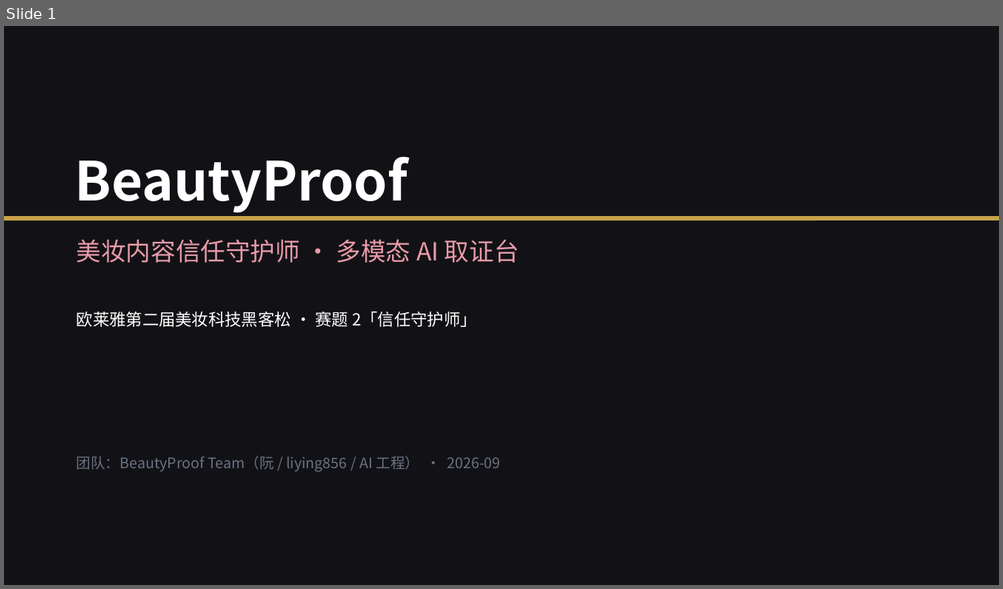
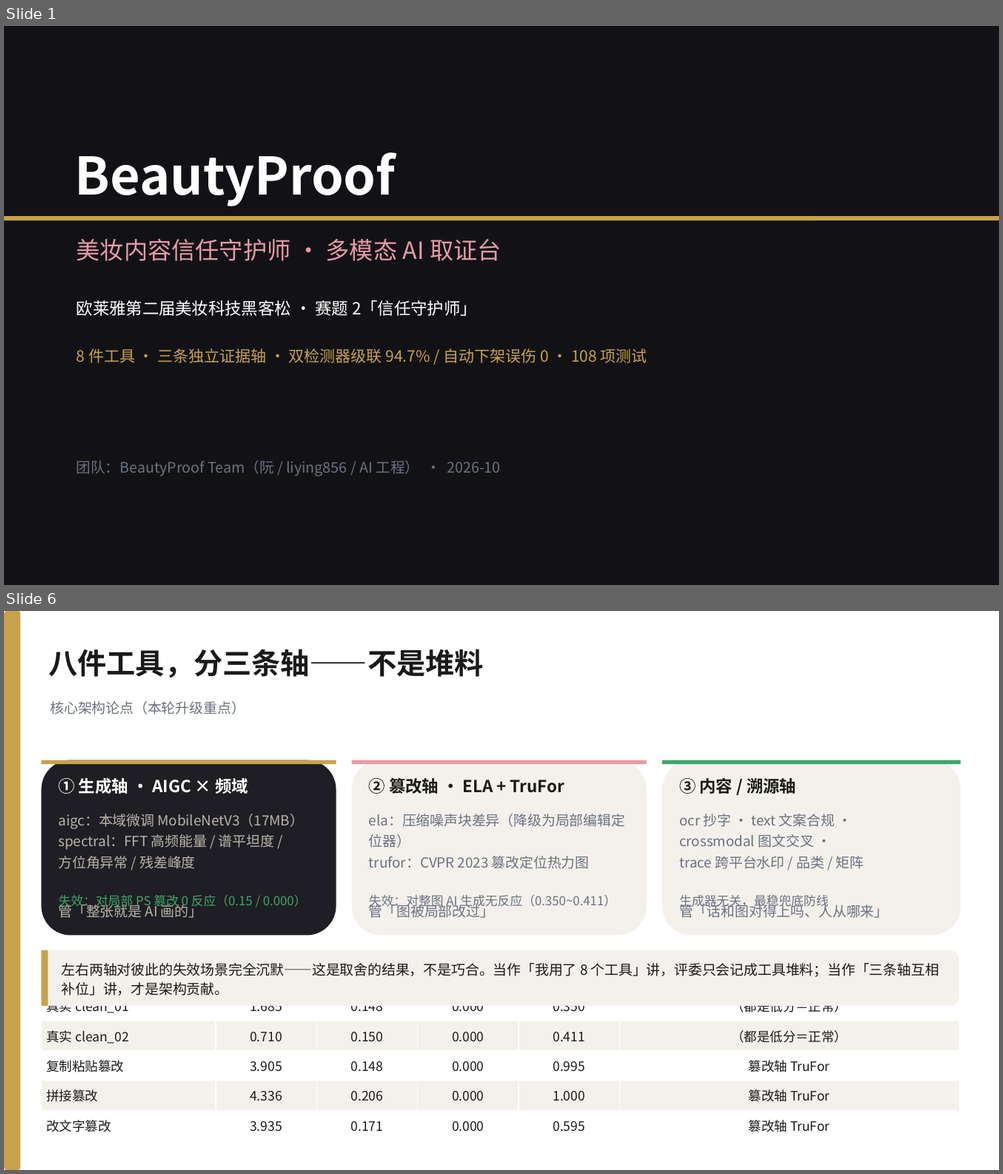
Before and after one commit to 566614/loreal-hackathon-beautyproof, a slide deck: docs/BeautyProof_答辩PPT.pptx. Shown one above the other, each under a label of ours: slide 1 before the commit, slides 1 and 6 after it; the slides between them are not shown. The pictures are 1003x589 and 1003x1174 pixels, drawn with LibreOffice and Linux fonts; fonts in the diff are those of the drawing. Boxes give left, top, right and bottom in pixels: in the first picture for what was removed or moved away, otherwise in the second. Text is boxed around its words. In the diff, an @@ line names an element or a change of style, - is before the commit and + after.

Commit message:
冲一档收尾：20页PPT重做 + 10屏录屏页 + 5商业数字查证 + 测试包格式齐整
演示材料（初赛三交付物之两）：
- demo/video_walkthrough.html 重做为 10 屏，主线从「八工具平铺」改为
  「三轴互补 → 双检测器级联 → 工具消融实证」，屏内动画完成即自动步进
- docs/演示视频脚本_v2.md：2分20秒旁白稿，附 5+5 评审埋点对照与录制贴士
- tools/make_defense_pptx.py 重写：15 页 → 20 页，补频域/级联/消融/评论/溯源/
  法条引擎/v5v7负面结果归档/诚实边界；5+5 自评改真实值 ≈41/50（原 43-47 虚高）
- tools/make_submit_dataset.py：纯视觉样本也必带 文案.txt（显式声明无配文，
  不伪造配文），测试包 7/7 格式齐整（原先 4 个样本缺文案文件）

商业数字自行查证（原 5 个数字空白，等阮给）：
- results/commercial_numbers.json + docs/商业数字调研_2026-10-02.md
- N1 全渠道交易额 11042.45 亿/年（确证·官方）；N2 营销盘子 ≈5521 亿/年
  （费率 50% 为五家上市公司 2025 年报实测）；N3 违规损失 0.4-6 亿/年（估算）
- N4 单案 20万-100万、严重 100万-200万（广告法55条原文 + 杭州讯犹 17.55 万实测）
- N5 TAM 6-9 亿 / SAM 5-15 亿 / SOM 0.3-1.5 亿（双路径交叉 + 敏感性）
- 每项带 source_url、置信度分级（确证-官方/确证-第三方/估算）与 QA 话术

验证：pytest 114 passed（新增 tests/test_submit_dataset.py 6 项，钉死提交包格式回归）
PPT 20 页重建、0 处溢出；测试包 7/7 格式校验通过。

```diff
--- a/docs/BeautyProof_答辩PPT.pptx
+++ b/docs/BeautyProof_答辩PPT.pptx
@@ slide 6 added at box(4, 611, 999, 1170), background #FFFFFF @@
@@ rounded rectangle added at box(4, 611, 20, 1170), fill #C8A24B @@
@@ text added at box(48, 649, 483, 678), 28 pt, text #1A1A1A, bold @@
+八件工具，分三条轴——不是堆料
@@ text added at box(50, 701, 244, 715), 13.5 pt, text #6B7280 @@
+核心架构论点（本轮升级重点）
@@ rounded rectangle added at box(41, 760, 336, 936), fill #1E1E24 @@
@@ rounded rectangle added at box(41, 760, 336, 765), fill #C8A24B @@
@@ rounded rectangle added at box(352, 760, 646, 936), fill #F4F1EC @@
@@ rounded rectangle added at box(352, 760, 646, 765), fill #E89AA8 @@
@@ rounded rectangle added at box(662, 760, 961, 936), fill #F4F1EC @@
@@ rounded rectangle added at box(662, 760, 961, 765), fill #3FA56B @@
@@ text added at box(59, 778, 248, 794), 16 pt, text #FFFFFF, bold @@
+① 生成轴 · AIGC × 频域
@@ text added at box(369, 778, 564, 794), 16 pt, text #1A1A1A, bold @@
+② 篡改轴 · ELA + TruFor
@@ text added at box(679, 778, 796, 794), 16 pt, text #1A1A1A, bold @@
+③ 内容 / 溯源轴
@@ text added at box(59, 814, 304, 918), 13.5 pt, text #B9B3AA @@
+aigc：本域微调 MobileNetV3（17MB）
+spectral：FFT 高频能量 / 谱平坦度 /
+方位角异常 / 残差峰度
+管「整张就是 AI 画的」
@@ text added at box(369, 814, 625, 918), 13.5 pt, text #6B7280 @@
+ela：压缩噪声块差异（降级为局部编辑定位器）
+trufor：CVPR 2023 篡改定位热力图
+管「图被局部改过」
@@ text added at box(679, 814, 888, 918), 13.5 pt, text #6B7280 @@
+ocr 抄字 · text 文案合规 ·
+crossmodal 图文交叉 ·
+trace 跨平台水印 / 品类 / 矩阵
+管「话和图对得上吗、人从哪来」
@@ text added at box(59, 895, 307, 909), 12 pt, text #3FA56B @@
+失效：对局部 PS 篡改 0 反应（0.15 / 0.000）
@@ text added at box(369, 895, 616, 909), 12 pt, text #6B7280 @@
+失效：对整图 AI 生成无反应（0.350~0.411）
@@ text added at box(679, 895, 828, 909), 12 pt, text #6B7280 @@
+生成器无关，最稳兜底防线
@@ table added at box(41, 962, 959, 1141), 6 rows, 6 columns @@
+受控样本 | ELA | 频域 | AIGC | TruFor | 谁在管
+真实 clean_01 | 1.685 | 0.148 | 0.000 | 0.350 | （都是低分＝正常）
+真实 clean_02 | 0.710 | 0.150 | 0.000 | 0.411 | （都是低分＝正常）
+复制粘贴篡改 | 3.905 | 0.148 | 0.000 | 0.995 | 篡改轴 TruFor
+拼接篡改 | 4.336 | 0.206 | 0.000 | 1.000 | 篡改轴 TruFor
+改文字篡改 | 3.935 | 0.171 | 0.000 | 0.595 | 篡改轴 TruFor
@@ rounded rectangle added at box(41, 951, 959, 1006), fill #F4F1EC @@
@@ rounded rectangle added at box(41, 951, 48, 1006), fill #C8A24B @@
@@ text added at box(62, 963, 939, 996), 13.5 pt, text #1A1A1A @@
+左右两轴对彼此的失效场景完全沉默——这是取舍的结果，不是巧合。当作「我用了 8 个工具」讲，评委只会记成工具堆料；当作「三条轴互相补位」讲，才是架构贡献。
@@ slide 1 changed as well @@
@@ text "BeautyProof" at box(75, 153, 395, 207): size 52 to 50 pt @@
@@ text "美妆内容信任守护师 · 多模态 AI 取证台" at box(77, 239, 501, 261): size 24 to 23 pt @@
@@ text "欧莱雅第二届美妆科技黑客松 · 赛题 2「信任守护师」": place and size @@
-text "欧莱雅第二届美妆科技黑客松 · 赛题 2「信任守护师」" at box(77, 312, 477, 327)
+text "欧莱雅第二届美妆科技黑客松 · 赛题 2「信任守护师」" at box(77, 301, 477, 316)
@@ text added at box(77, 349, 647, 363), 15 pt, text #C8A24B @@
+8 件工具 · 三条独立证据轴 · 双检测器级联 94.7% / 自动下架误伤 0 · 108 项测试
@@ text at box(77, 460, 501, 477): text changed @@
-团队：BeautyProof Team（阮 / liying856 / AI 工程） · 2026-09
+团队：BeautyProof Team（阮 / liying856 / AI 工程） · 2026-10
```
Also in this commit, not shown: 6 other slides changed, 12 other slides added, 8 slides removed, 9 other files.
